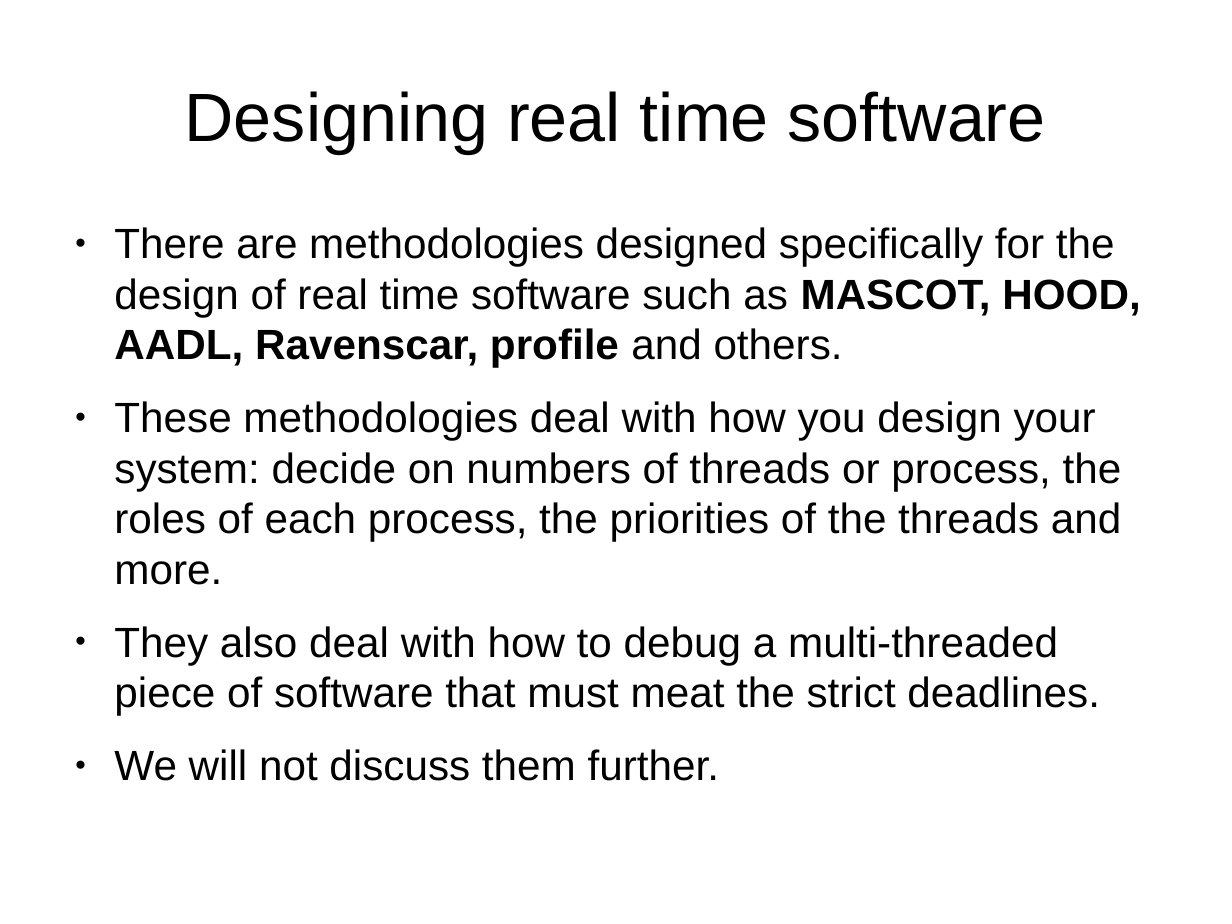
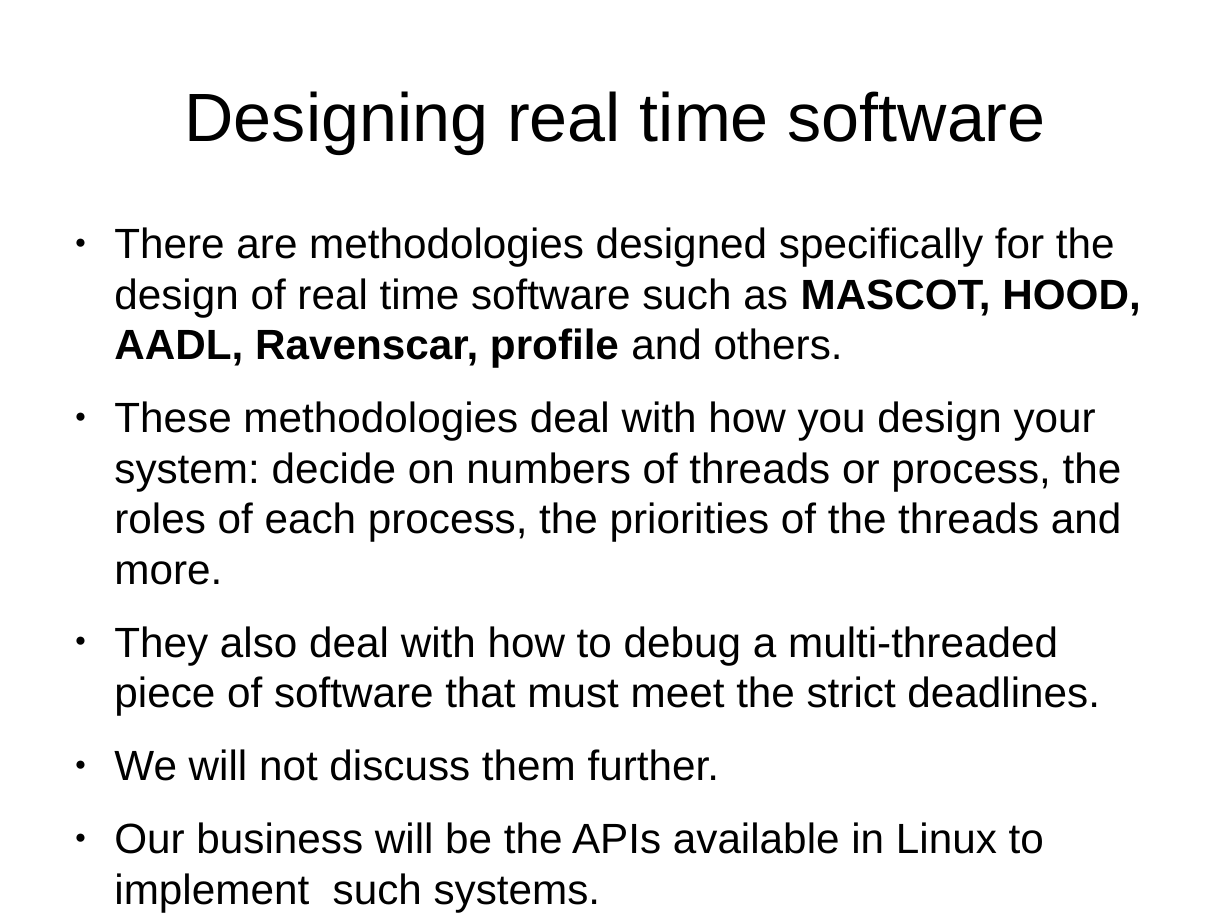
Before and after one commit to kalmuthu/slides, a slide deck: slide 7 of odp/realtime.odp (slide 6 before the commit). Drawn at 1232x924 pixels with LibreOffice and Linux fonts; fonts in the diff are those of the drawing. Boxes give left, top, right and bottom in pixels: in the first picture for what was removed or moved away, otherwise in the second. Text is boxed around its words. In the diff, an @@ line names an element or a change of style, - is before the commit and + after.

Commit message:
improved the real time slides

```diff
--- a/odp/realtime.odp
+++ b/odp/realtime.odp
@@ text at [114, 626, 1100, 716]: text changed @@
-● They also deal with how to debug a multi-threaded piece of software that must meat the strict deadlines.
+● They also deal with how to debug a multi-threaded piece of software that must meet the strict deadlines.
@@ text at [114, 822, 1044, 912]: paragraph added @@
+● Our business will be the APIs available in Linux to implement such systems.
```
Also in this commit, not shown: 11 other slides changed, 9 slides added.
